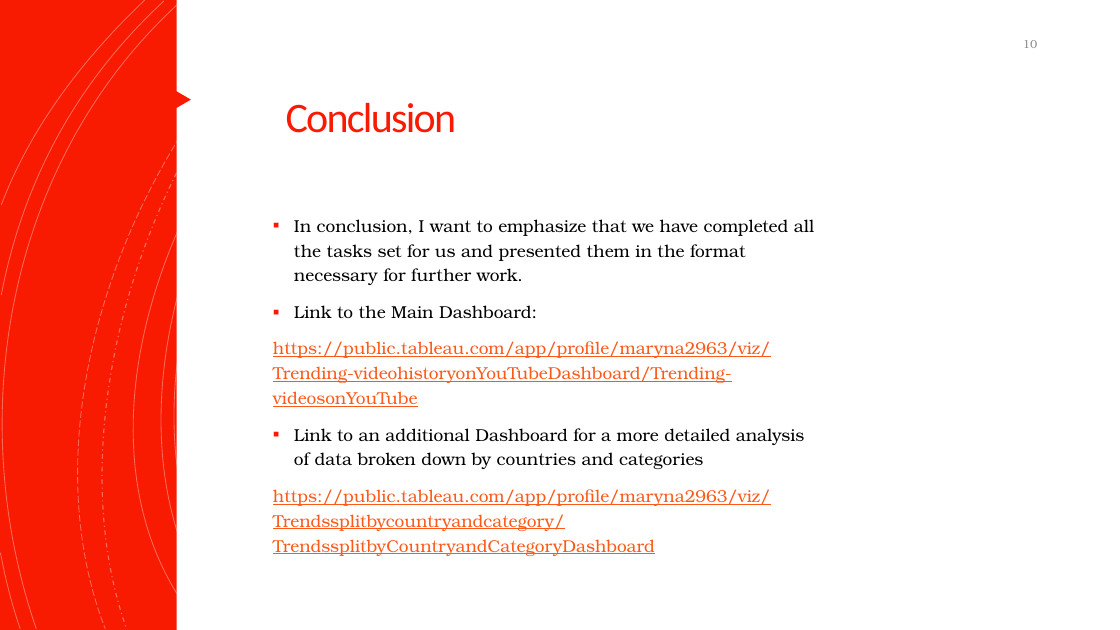
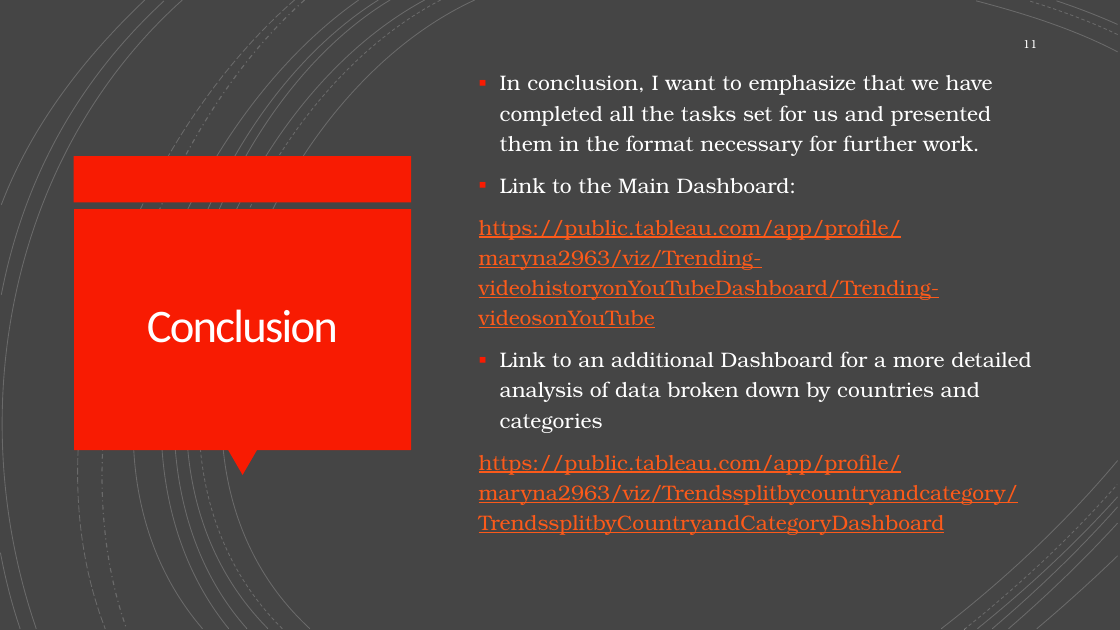
Before and after one commit to marytet/DataAnalystPortfolio, a slide deck: slide 11 of trending_video_analysis/Trending-videos history on YouTube Presentation.pptx (slide 10 before the commit). Drawn at 1120x630 pixels with LibreOffice and Linux fonts; fonts in the diff are those of the drawing. Boxes give left, top, right and bottom in pixels: in the first picture for what was removed or moved away, otherwise in the second. Text is boxed around its words. In the diff, an @@ line names an element or a change of style, - is before the commit and + after.

```diff
--- a/trending_video_analysis/Trending-videos history on YouTube Presentation.pptx
+++ b/trending_video_analysis/Trending-videos history on YouTube Presentation.pptx
@@ background #FFFFFF to #454545 @@
@@ rectangle at bbox=[0, 0, 1120, 628]: fill #F81B02 to #454545 @@
@@ outline #000000 0.75 pt to #FFFFFF 0.75 pt in 11 elements at bbox=[120, 0, 475, 628], bbox=[976, 1, 1117, 52], bbox=[92, 0, 425, 628], bbox=[1057, 1, 1118, 24], bbox=[92, 0, 391, 628], bbox=[82, 0, 378, 628], bbox=[45, 0, 359, 628], bbox=[0, 0, 182, 628], bbox=[2, 1, 165, 295], bbox=[1, 553, 20, 628], bbox=[2, 0, 145, 205] @@
@@ outline #000000 0.75 pt dashed to #FFFFFF 0.75 pt dashed in 4 elements at bbox=[103, 0, 441, 628], bbox=[1029, 1, 1117, 34], bbox=[965, 485, 1117, 630], bbox=[24, 0, 295, 628] @@
@@ freeform shape at bbox=[55, 0, 304, 628]: outline #000000 1 pt dashed to #FFFFFF 1 pt dashed @@
@@ rectangle removed at bbox=[176, 0, 1120, 630] @@
@@ page number at bbox=[1023, 40, 1037, 48]: text changed; text colour #8C8C8C to #FFFFFF @@
-10
+11
@@ text "In conclusion, I want to ...": place and size @@
-text "In conclusion, I want to ..." at bbox=[273, 219, 814, 556]
+text "In conclusion, I want to ..." at bbox=[479, 75, 1031, 535]
@@ text "In conclusion, I want to ..." at bbox=[479, 75, 1031, 535]: size 14.8 to 18 pt; text colour #000000 to #FFFFFF in "In conclusion, I want to emphasize that ...", "Link to the Main Dashboard:", "Link to an additional Dashboard for a ..."; vertical alignment top to middle @@
@@ rectangle added at bbox=[74, 156, 412, 202], fill #F81B02 @@
@@ rectangle added at bbox=[74, 209, 411, 450], fill #F81B02 @@
@@ title "Conclusion": place and size @@
-title "Conclusion" at bbox=[286, 103, 456, 133]
+title "Conclusion" at bbox=[147, 309, 338, 343]
@@ title "Conclusion" at bbox=[147, 309, 338, 343]: size 36 to 40 pt, text colour #F81B02 to #FFFEFF; alignment left to centre; vertical alignment top to middle @@
@@ triangle at bbox=[228, 450, 257, 476]: rotation 90 to 180 degrees @@
@@ group added at bbox=[942, 460, 1118, 629]: 5 freeform shapes @@
@@ group added at bbox=[942, 460, 1118, 629]: 5 freeform shapes @@
```
Also in this commit, not shown: 7 other slides changed, 1 slide added, 17 other files.
